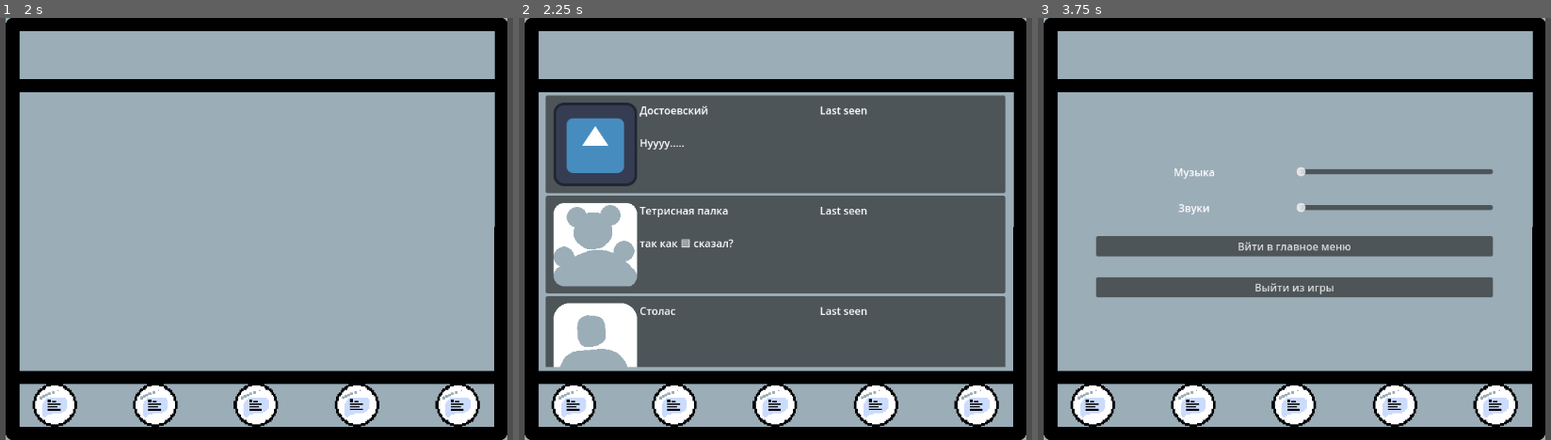
Above: before the commit, frames 1-3 (left to right).
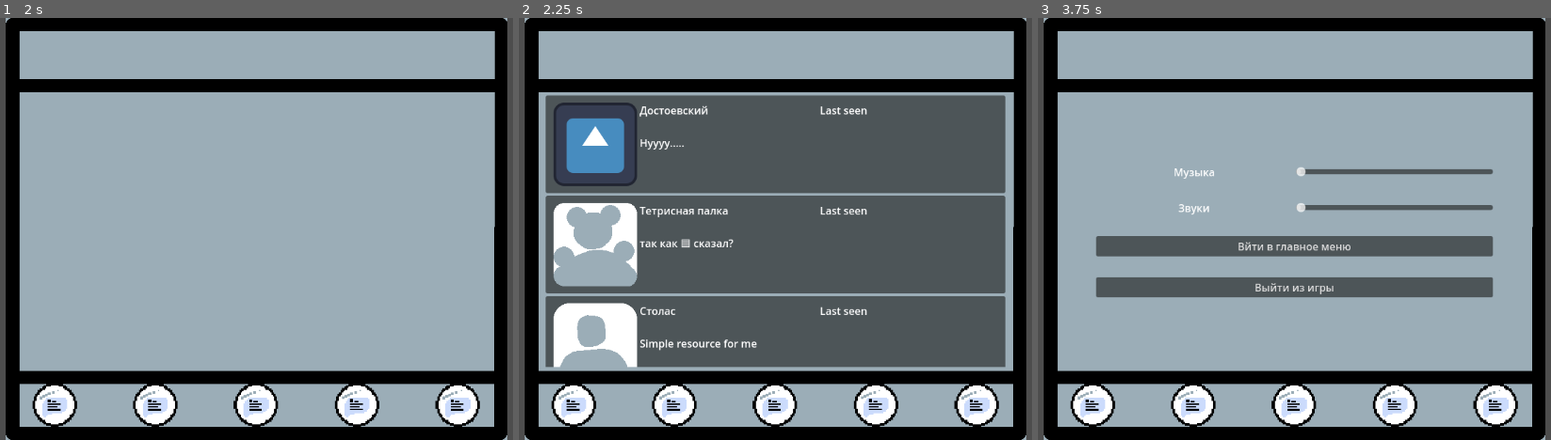
Above: after the commit, the same moments.

Repository: Klarnold/junk_jam
Game: Godot game, scene res://scenes/main_screen.tscn
The game is run twice, just before and just after one commit, with the same random seed, the same clock (stepped at 60 frames per second) and the same inputs. The engine's default icon, where the game draws it, is replaced by a stand-in: a white triangle on a blue panel in a dark square.
Inputs (mouse positions are in pixels of both pictures, inside the frame that each line leads up to):
- Up to frame 1 (2 s): click (56, 406) at 0.5 s; click (153, 406) at 1.25 s
- Up to frame 2 (2.25 s): click (775, 406) at 2 s
- Up to frame 3 (3.75 s): click (1397, 406) at 2.75 s; click (1494, 406) at 3.5 s

Frame 1 is identical in both runs. In frame 2, 0.2% of the frame differs, in the area x 23-47%, y 76-79%; in frame 3, nothing differs.

Commit message:
Dance Screen
Have made dance screen and some required nodes for it's functioning.

Diff:
--- /dev/null
+++ b/junk-jam/assets/search_area_sprite.svg
@@ -0,0 +1,35 @@
+<?xml version="1.0" encoding="UTF-8" ?>
+<svg version="1.1" width="62" height="62" xmlns="http://www.w3.org/2000/svg" shape-rendering="crispEdges">
+<rect x="0" y="0" width="62" height="5" fill="#D77BBA" />
+<rect x="0" y="5" width="9" height="1" fill="#D77BBA" />
+<rect x="53" y="5" width="9" height="1" fill="#D77BBA" />
+<rect x="0" y="6" width="8" height="2" fill="#D77BBA" />
+<rect x="54" y="6" width="8" height="2" fill="#D77BBA" />
+<rect x="0" y="8" width="6" height="1" fill="#D77BBA" />
+<rect x="8" y="8" width="3" height="3" fill="#D77BBA" />
+<rect x="51" y="8" width="3" height="3" fill="#D77BBA" />
+<rect x="56" y="8" width="6" height="1" fill="#D77BBA" />
+<rect x="0" y="9" width="5" height="53" fill="#D77BBA" />
+<rect x="57" y="9" width="5" height="53" fill="#D77BBA" />
+<rect x="13" y="10" width="1" height="4" fill="#D77BBA" />
+<rect x="48" y="10" width="1" height="4" fill="#D77BBA" />
+<rect x="11" y="11" width="2" height="3" fill="#D77BBA" />
+<rect x="49" y="11" width="2" height="3" fill="#D77BBA" />
+<rect x="10" y="13" width="1" height="1" fill="#D77BBA" />
+<rect x="51" y="13" width="1" height="1" fill="#D77BBA" />
+<rect x="10" y="48" width="4" height="1" fill="#D77BBA" />
+<rect x="48" y="48" width="4" height="1" fill="#D77BBA" />
+<rect x="11" y="49" width="3" height="2" fill="#D77BBA" />
+<rect x="48" y="49" width="3" height="2" fill="#D77BBA" />
+<rect x="8" y="51" width="3" height="3" fill="#D77BBA" />
+<rect x="13" y="51" width="1" height="1" fill="#D77BBA" />
+<rect x="48" y="51" width="1" height="1" fill="#D77BBA" />
+<rect x="51" y="51" width="3" height="3" fill="#D77BBA" />
+<rect x="5" y="53" width="1" height="9" fill="#D77BBA" />
+<rect x="56" y="53" width="1" height="9" fill="#D77BBA" />
+<rect x="6" y="54" width="2" height="8" fill="#D77BBA" />
+<rect x="54" y="54" width="2" height="8" fill="#D77BBA" />
+<rect x="8" y="56" width="1" height="6" fill="#D77BBA" />
+<rect x="53" y="56" width="1" height="6" fill="#D77BBA" />
+<rect x="9" y="57" width="44" height="5" fill="#D77BBA" />
+</svg>
--- a/junk-jam/project.godot
+++ b/junk-jam/project.godot
@@ -35,7 +35,7 @@
 , Object(InputEventKey,"resource_local_to_scene":false,"resource_name":"","device":-1,"window_id":0,"alt_pressed":false …(186 unchanged characters)…
 ]
 }
-move_back={
+move_down={
 "deadzone": 0.2,
 "events": [Object(InputEventKey,"resource_local_to_scene":false,"resource_name":"","device":-1,"window_id":0,"alt_press …(192 unchanged characters)…
 , Object(InputEventKey,"resource_local_to_scene":false,"resource_name":"","device":-1,"window_id":0,"alt_pressed":false …(186 unchanged characters)…
@@ -46,6 +46,12 @@
 "events": [Object(InputEventMouseButton,"resource_local_to_scene":false,"resource_name":"","device":-1,"window_id":0,"a …(258 unchanged characters)…
 ]
 }
+dance={
+"deadzone": 0.2,
+"events": [Object(InputEventKey,"resource_local_to_scene":false,"resource_name":"","device":-1,"window_id":0,"alt_pressed":false,"shift_pressed":false,"ctrl_pressed":false,"meta_pressed":false,"pressed":false,"keycode":0,"physical_keycode":32,"key_label":0,"unicode":32,"location":0,"echo":false,"script":null)
+, Object(InputEventKey,"resource_local_to_scene":false,"resource_name":"","device":-1,"window_id":0,"alt_pressed":false,"shift_pressed":false,"ctrl_pressed":false,"meta_pressed":false,"pressed":false,"keycode":0,"physical_keycode":4194309,"key_label":0,"unicode":0,"location":0,"echo":false,"script":null)
+]
+}
 
 [rendering]
 
--- /dev/null
+++ b/junk-jam/resources/scripts/character_res.gd
@@ -0,0 +1,8 @@
+class_name CharacterRes extends Resource
+
+
+@export var texture: Texture
+@export var icon_texture: Texture
+@export var name: String
+@export var last_active: String = "now"
+@export_range(-100.0, 100.0, 0.1) var affection: float
--- a/junk-jam/resources/scripts/chat_resource.gd
+++ b/junk-jam/resources/scripts/chat_resource.gd
@@ -1,8 +1,19 @@
 class_name ChatResource extends Resource
+
+signal affection_changed(affection_value)
 
 #TODO chat resource
 @export var texture: Texture
 @export var icon_texture: Texture
 @export var name: String
 @export var last_active: String = "now"
+@export_range(-100.0, 100.0, 0.1) var affection: float = 0.0
 @export var messages: Array[MessageResource]
+
+
+func set_affection(new_afffection: float) -> void:
+	if affection == new_afffection:
+		return
+
+	affection = new_afffection
+	affection_changed.emit(affection)
--- /dev/null
+++ b/junk-jam/resources/scripts/dance_button_res.gd
@@ -0,0 +1,5 @@
+class_name DanceButtonRes extends Resource
+
+
+#@export var dance_res: DanceRes TODO moke some dance res
+@export var completed: bool = false
--- /dev/null
+++ b/junk-jam/resources/scripts/dance_res.gd
@@ -0,0 +1,4 @@
+class_name DanceRes extends Resource
+
+
+@exprot var character_res: Cha
--- a/junk-jam/resources/scripts/message_resource.gd
+++ b/junk-jam/resources/scripts/message_resource.gd
@@ -5,3 +5,5 @@
 @export var message_owner: MessageLabel.MessageOwner
 @export var show: bool = false
 @export_multiline var text: String
+@export_range(-100.0, 100.0, 0.1) var affection_change: float = 0.0
+#@export var dance_button_res:
--- a/junk-jam/resources/stolas.tres
+++ b/junk-jam/resources/stolas.tres
@@ -126,9 +126,16 @@
 show = true
 metadata/_custom_type_script = "uid://be1cusu71bwlp"
 
+[sub_resource type="Resource" id="Resource_yxs7g"]
+script = ExtResource("1_vqk1q")
+message_owner = 1
+show = true
+text = "Simple resource for me"
+metadata/_custom_type_script = "uid://e5i2e7ahd1iy"
+
 [resource]
 script = ExtResource("2_74cgk")
 texture = ExtResource("3_74cgk")
 name = "Столас"
-messages = Array[ExtResource("1_vqk1q")]([SubResource("Resource_alrvi"), SubResource("Resource_1pxb7"), SubResource("Resource_nkxs0"), SubResource("Resource_7l3pq")])
+messages = Array[ExtResource("1_vqk1q")]([SubResource("Resource_alrvi"), SubResource("Resource_1pxb7"), SubResource("Resource_nkxs0"), SubResource("Resource_7l3pq"), SubResource("Resource_yxs7g")])
 metadata/_custom_type_script = "uid://bu81qh845kbe4"
--- /dev/null
+++ b/junk-jam/scenes/dance_area.tscn
@@ -0,0 +1,15 @@
+[gd_scene load_steps=3 format=3 uid="uid://ctyb7odeina1w"]
+
+[ext_resource type="Script" uid="uid://d0fpleib7u1xb" path="res://scripts/ui/dance_area.gd" id="1_shrti"]
+
+[sub_resource type="RectangleShape2D" id="RectangleShape2D_5u6p1"]
+size = Vector2(62, 62)
+
+[node name="DanceArea" type="Area2D"]
+script = ExtResource("1_shrti")
+
+[node name="Sprite2D" type="Sprite2D" parent="."]
+
+[node name="CollisionShape2D" type="CollisionShape2D" parent="."]
+shape = SubResource("RectangleShape2D_5u6p1")
+debug_color = Color(4.3317677e-06, 0.6501997, 0.75997496, 0.41960785)
--- /dev/null
+++ b/junk-jam/scenes/dance_grid.tscn
@@ -0,0 +1,10 @@
+[gd_scene load_steps=3 format=3 uid="uid://cw5ybdmeejf0i"]
+
+[ext_resource type="PackedScene" uid="uid://dryndwkg15a1a" path="res://scenes/search_area.tscn" id="1_8q1ry"]
+[ext_resource type="Script" uid="uid://ccoxtaegedhln" path="res://scripts/dance_grid.gd" id="1_iuu2d"]
+
+[node name="DanceGrid" type="Node2D"]
+script = ExtResource("1_iuu2d")
+
+[node name="SearchArea" parent="." instance=ExtResource("1_8q1ry")]
+unique_name_in_owner = true
--- /dev/null
+++ b/junk-jam/scenes/dance_scene.tscn
@@ -0,0 +1,46 @@
+[gd_scene load_steps=3 format=3 uid="uid://b2yrvjfkqcqtm"]
+
+[ext_resource type="PackedScene" uid="uid://cw5ybdmeejf0i" path="res://scenes/dance_grid.tscn" id="1_wt4kg"]
+[ext_resource type="PackedScene" uid="uid://ctyb7odeina1w" path="res://scenes/dance_area.tscn" id="1_yk4fd"]
+
+[node name="DanceScene" type="Node2D"]
+
+[node name="DanceGrid" parent="." node_paths=PackedStringArray("dance_areas_array") instance=ExtResource("1_wt4kg")]
+position = Vector2(384, 192)
+dance_areas_array = {
+Vector2i(-1, -1): NodePath("DanceArea"),
+Vector2i(-1, 0): NodePath("DanceArea4"),
+Vector2i(-1, 1): NodePath("DanceArea7"),
+Vector2i(0, -1): NodePath("DanceArea2"),
+Vector2i(0, 0): NodePath("DanceArea5"),
+Vector2i(0, 1): NodePath("DanceArea8"),
+Vector2i(1, -1): NodePath("DanceArea3"),
+Vector2i(1, 0): NodePath("DanceArea6"),
+Vector2i(1, 1): NodePath("DanceArea9")
+}
+
+[node name="DanceArea" parent="DanceGrid" instance=ExtResource("1_yk4fd")]
+
+[node name="DanceArea2" parent="DanceGrid" instance=ExtResource("1_yk4fd")]
+position = Vector2(96, 0)
+
+[node name="DanceArea3" parent="DanceGrid" instance=ExtResource("1_yk4fd")]
+position = Vector2(192, 0)
+
+[node name="DanceArea4" parent="DanceGrid" instance=ExtResource("1_yk4fd")]
+position = Vector2(0, 96)
+
+[node name="DanceArea5" parent="DanceGrid" instance=ExtResource("1_yk4fd")]
+position = Vector2(96, 96)
+
+[node name="DanceArea6" parent="DanceGrid" instance=ExtResource("1_yk4fd")]
+position = Vector2(192, 96)
+
+[node name="DanceArea7" parent="DanceGrid" instance=ExtResource("1_yk4fd")]
+position = Vector2(0, 192)
+
+[node name="DanceArea8" parent="DanceGrid" instance=ExtResource("1_yk4fd")]
+position = Vector2(96, 192)
+
+[node name="DanceArea9" parent="DanceGrid" instance=ExtResource("1_yk4fd")]
+position = Vector2(192, 192)
--- /dev/null
+++ b/junk-jam/scenes/search_area.tscn
@@ -0,0 +1,15 @@
+[gd_scene load_steps=4 format=3 uid="uid://dryndwkg15a1a"]
+
+[ext_resource type="Texture2D" uid="uid://cks6hvnrsl0n7" path="res://assets/search_area_sprite.svg" id="1_8oj27"]
+[ext_resource type="Script" uid="uid://cw4ardtypidlt" path="res://scripts/search_area.gd" id="1_debgb"]
+
+[sub_resource type="RectangleShape2D" id="RectangleShape2D_fgbnr"]
+
+[node name="SearchArea" type="Area2D"]
+script = ExtResource("1_debgb")
+
+[node name="CollisionShape2D" type="CollisionShape2D" parent="."]
+shape = SubResource("RectangleShape2D_fgbnr")
+
+[node name="Sprite2D" type="Sprite2D" parent="."]
+texture = ExtResource("1_8oj27")
--- /dev/null
+++ b/junk-jam/scenes/ui/dance_button.tscn
@@ -0,0 +1,5 @@
+[gd_scene format=3 uid="uid://cf00nged4kgp4"]
+
+[node name="DanceButton" type="TextureButton"]
+offset_right = 40.0
+offset_bottom = 40.0
--- /dev/null
+++ b/junk-jam/scripts/dance_grid.gd
@@ -0,0 +1,33 @@
+class_name DanceGrid extends Node2D
+
+
+@export var dance_areas_array: Dictionary[Vector2i, DanceArea]
+
+
+@onready var _search_area: SearchArea = %SearchArea
+
+
+var search_area_id: Vector2i = Vector2i.ZERO:
+	set = set_search_area_id
+
+
+func _ready() -> void:
+	_search_area.global_position = dance_areas_array[Vector2i.ZERO].global_position
+
+
+func set_search_area_id(new_search_area_id: Vector2i) -> void:
+	if dance_areas_array.has(new_search_area_id):
+		search_area_id = new_search_area_id
+		_search_area.global_position = dance_areas_array[search_area_id].global_position
+
+
+func _input(event: InputEvent) -> void:
+	if event is InputEventKey:
+		if event.is_action_pressed("dance"):
+			_search_area.pressed.emit()
+		elif event.is_action_released("dance"):
+			_search_area.released.emit()
+		else:
+			var new_search_area_id: Vector2i = Input.get_vector("move_left", "move_right", "move_up", "move_down").sign()
+
+			search_area_id = new_search_area_id
--- /dev/null
+++ b/junk-jam/scripts/search_area.gd
@@ -0,0 +1,25 @@
+class_name SearchArea extends Area2D
+
+signal pressed
+signal released
+
+
+func _ready() -> void:
+	pressed.connect(_on_pressed)
+	released.connect(_on_released)
+
+
+func _on_pressed() -> void:
+	var dance_areas: Array = get_overlapping_areas()
+	print("SEARCH AREA pressed")
+	for dance_area in dance_areas:
+		if dance_area is DanceArea:
+			dance_area.pressed.emit()
+
+
+func _on_released() -> void:
+	var dance_areas: Array = get_overlapping_areas()
+	print("SEARCH AREA released")
+	for dance_area in dance_areas:
+		if dance_area is DanceArea:
+			dance_area.released.emit()
--- a/junk-jam/scripts/ui/chat_screen.gd
+++ b/junk-jam/scripts/ui/chat_screen.gd
@@ -5,6 +5,7 @@
 
 
 @export var chat_resource: ChatResource
+#@export var character_resorce: CharacterRes
 
 @onready var _person_messages: VBoxContainer = %PersonMessages
 @onready var _my_messages: VBoxContainer = %MyMessages
@@ -21,6 +22,9 @@
 	var message_label: MessageLabel = preload("res://scenes/ui/message_label.tscn").instantiate()
 	message_label.message_resource = message_resource
 
+	chat_resource.affection += message_resource.affection_change # needs to be to concretesize affection of character
+																# and make choices to have influence
+
 	if message_resource.message_owner == MessageLabel.MessageOwner.ME:
 		_my_messages.add_child(message_label)
 		var additional_label = message_label.duplicate()
@@ -31,6 +35,8 @@
 		var additional_label = message_label.duplicate()
 		additional_label.modulate.a = 0
 		_my_messages.add_child(additional_label)
+
+	#if TODO check for affection????
 
 
 func prepare_and_create_choosable_message_labels(choosable_message_resources: ChoosableMessageResource) -> void:
@@ -68,9 +74,14 @@
 
 	destroy_chosen.emit()
 
-	for message_resource in choosable_message_resources.choosable_messages[chosen_message_res]:
-		chat_resource.messages.append(message_resource)
+	#for message_resource in choosable_message_resources.choosable_messages[chosen_message_res]: # old version of adding messages to the screen
+		#print(message_resource)
+		#chat_resource.messages.append(message_resource)
+	for message_res_id in choosable_message_resources.choosable_messages[chosen_message_res].size(): # rework of adding messages to hte screen
+		print(message_res_id)
+		chat_resource.messages.insert(show_id + 1 + message_res_id, choosable_message_resources.choosable_messages[chosen_message_res][message_res_id])
 	_check_messages()
+
 
 
 func _check_messages() -> void:
--- a/junk-jam/scripts/ui/chat_top_tab.gd
+++ b/junk-jam/scripts/ui/chat_top_tab.gd
@@ -11,5 +11,12 @@
 
 func _ready() -> void:
 	_texture_rect.texture = chat_res.texture # TODO change this to icon_texture
-	_name_label.text =  chat_res.name
+	_name_label.text =  "%s: %s" % [chat_res.name, chat_res.affection]
 	_last_active_label.text = chat_res.last_active
+
+	chat_res.affection_changed.connect(_on_affection_changed)
+
+
+func _on_affection_changed(affection_value: float) -> void:
+	_name_label.text = "%s: %s" % [chat_res.name, affection_value]
+	pass # TODO finish affection changes
--- /dev/null
+++ b/junk-jam/scripts/ui/dance_area.gd
@@ -0,0 +1,24 @@
+class_name DanceArea extends Area2D
+
+
+signal pressed
+signal released
+
+
+@export var main_area: bool = false
+
+
+#var is_presed: bool = false
+
+
+func _ready() -> void:
+	pressed.connect(_on_pressed)
+	released.connect(_on_released)
+
+
+func _on_pressed() -> void:
+	print("%s pressed" % name)
+
+
+func _on_released() -> void:
+	print("%s released" % name)
--- /dev/null
+++ b/junk-jam/scripts/ui/dance_button.gd
@@ -0,0 +1,7 @@
+@abstract
+class_name DanceButton extends TextureButton
+
+@abstract
+func _my_fun() -> void
+
+#func _
--- a/junk-jam/scripts/ui/message_label.gd
+++ b/junk-jam/scripts/ui/message_label.gd
@@ -17,7 +17,7 @@
 	await  get_tree().process_frame
 	await  get_tree().process_frame
 
-	print("%s --- %s" % [size.x, get_parent().size.x])
+	#print("%s --- %s" % [size.x, get_parent().size.x])
 	if message_resource.message_owner == MessageOwner.ME:
 		size_flags_horizontal = Control.SIZE_SHRINK_END
 
Not shown, added: junk-jam/assets/search_area_sprite.svg.import
Not shown: 1 places in junk-jam/default_bus_layout.tres that only renumber resources
Not shown, added: junk-jam/resources/scripts/character_res.gd.uid
Not shown, added: junk-jam/resources/scripts/dance_button_res.gd.uid
Not shown, added: junk-jam/resources/scripts/dance_res.gd.uid
Not shown: 1 places in junk-jam/resources/stolas.tres that only renumber resources
Not shown, added: junk-jam/scripts/dance_grid.gd.uid
Not shown, added: junk-jam/scripts/search_area.gd.uid
Not shown, added: junk-jam/scripts/ui/dance_area.gd.uid
Not shown, added: junk-jam/scripts/ui/dance_button.gd.uid
